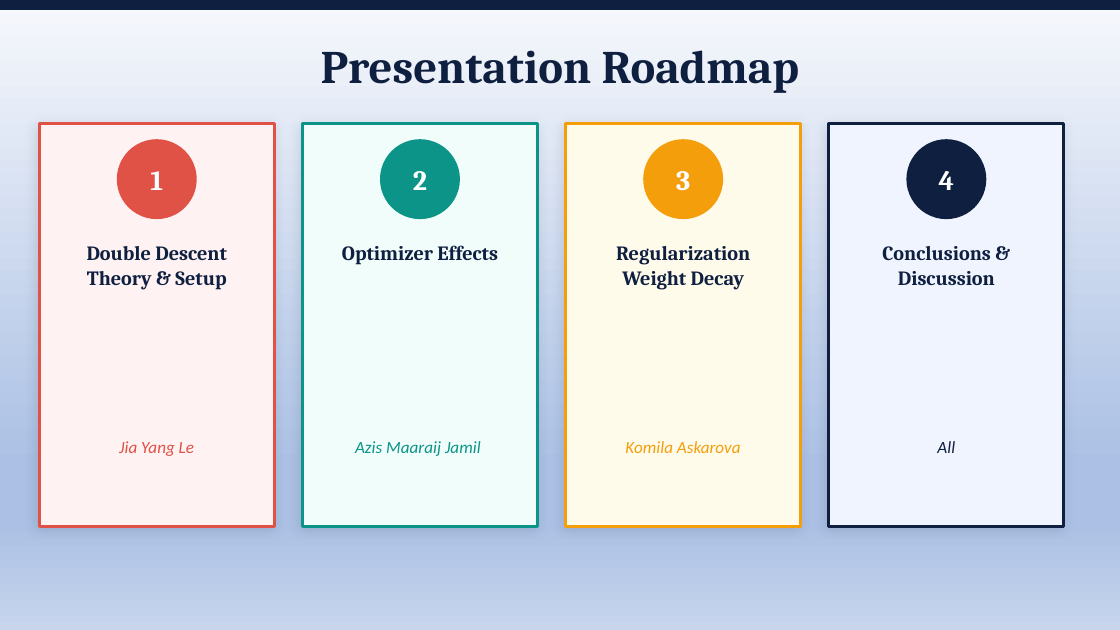
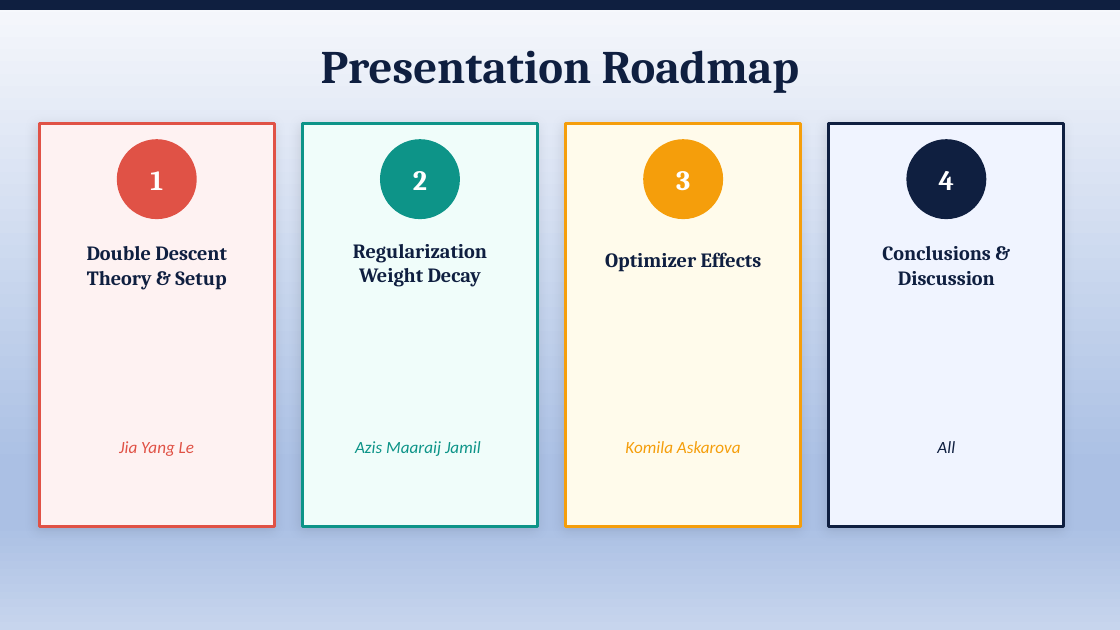
Before and after one commit to LeJ7-commits/double-descent-overparameterized-mlps, a slide deck: slide 2 of slides/double_descent_presentation.pptx. Drawn at 1120x630 pixels with LibreOffice and Linux fonts; fonts in the diff are those of the drawing. Boxes give left, top, right and bottom in pixels: in the first picture for what was removed or moved away, otherwise in the second. Text is boxed around its words. In the diff, an @@ line names an element or a change of style, - is before the commit and + after.

Commit message:
fix position

```diff
--- a/slides/double_descent_presentation.pptx
+++ b/slides/double_descent_presentation.pptx
@@ text "Regularization": place and size @@
-text "Regularization" at <box>616,246,750,290</box>
+text "Regularization" at <box>353,244,487,287</box>
@@ text "Optimizer Effects": place and size @@
-text "Optimizer Effects" at <box>342,245,498,265</box>
+text "Optimizer Effects" at <box>605,252,762,272</box>
```
Also in this commit, not shown: 2 other slides changed.
